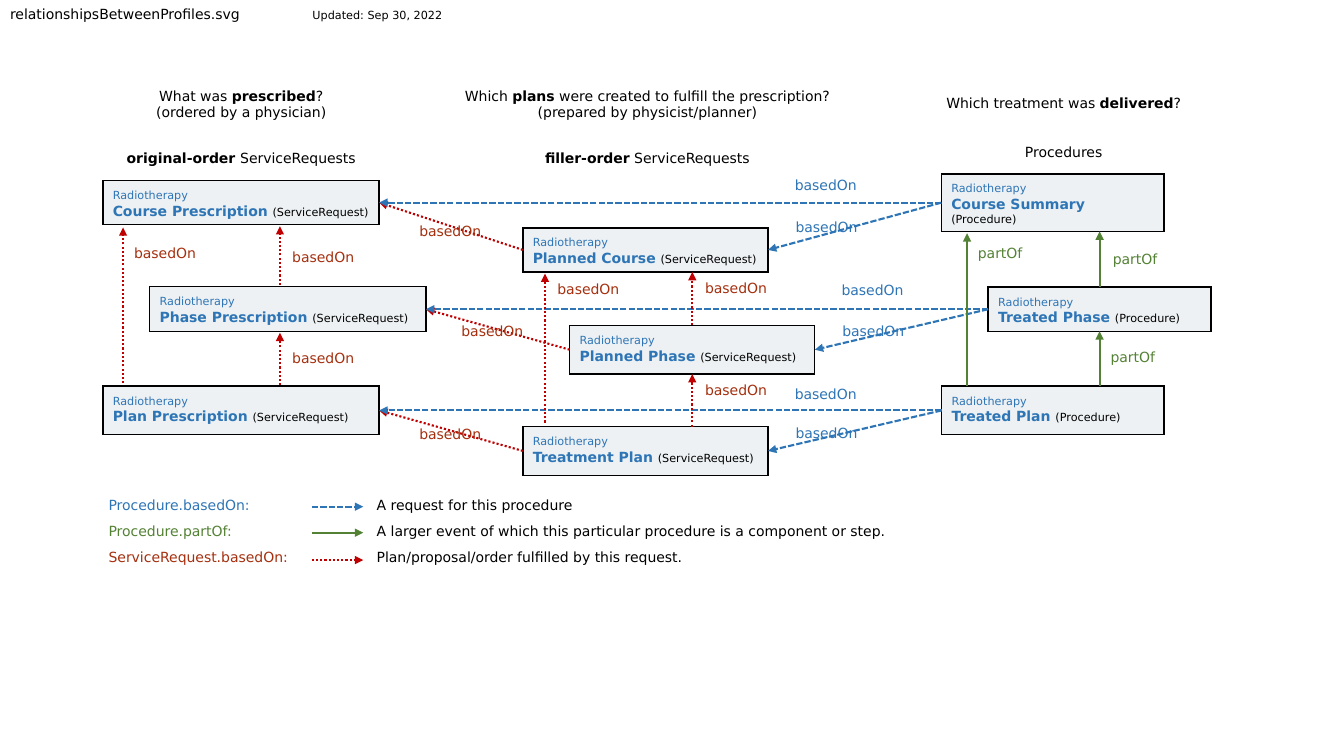
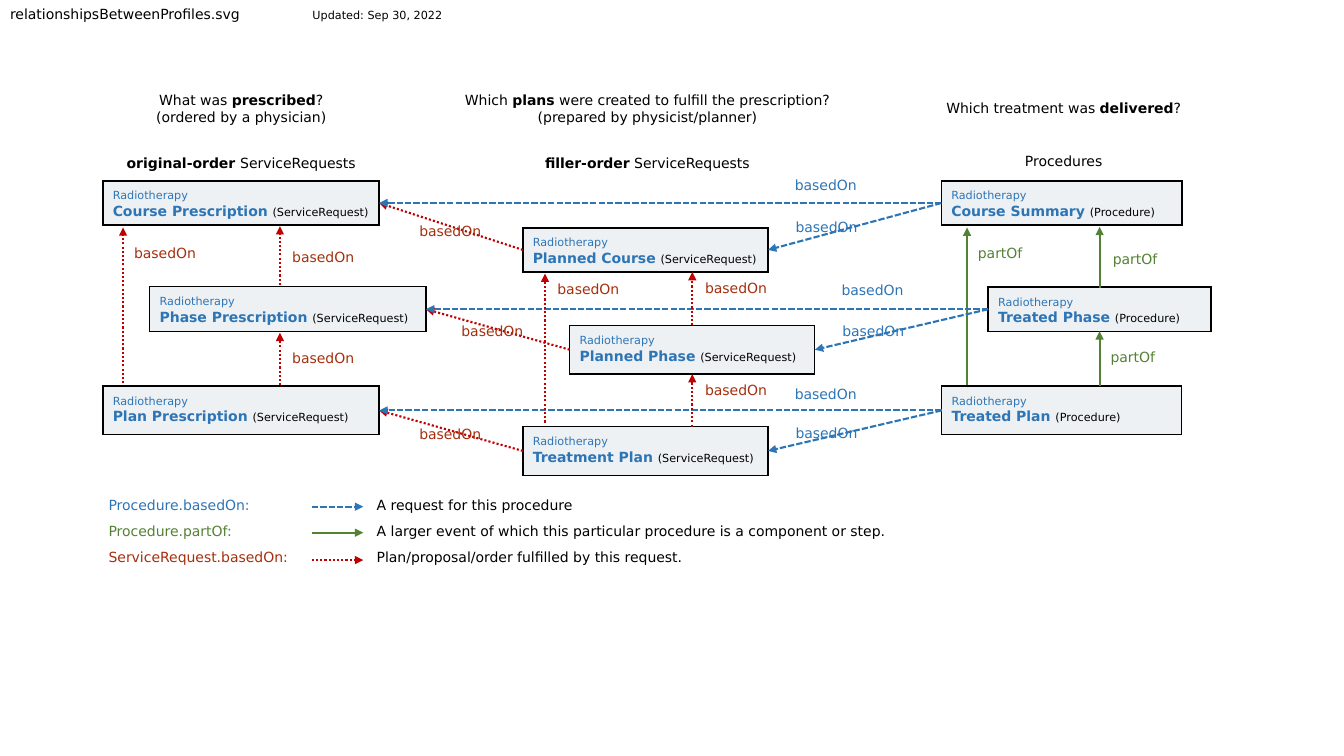
Before and after one commit to HL7/codex-radiation-therapy, a slide deck: slide 4 of input/images-source/RTResourcesOverview.pptx. Drawn at 1344x756 pixels with LibreOffice and Linux fonts; fonts in the diff are those of the drawing. Boxes give left, top, right and bottom in pixels: in the first picture for what was removed or moved away, otherwise in the second. Text is boxed around its words. In the diff, an @@ line names an element or a change of style, - is before the commit and + after.

```diff
--- a/input/images-source/RTResourcesOverview.pptx
+++ b/input/images-source/RTResourcesOverview.pptx
@@ 5 texts: place and size @@
-5 texts at [127, 90, 1181, 166]
+5 texts at [127, 94, 1181, 171]
@@ text "Procedures": place and size @@
-text "Procedures" at [1025, 146, 1102, 158]
+text "Procedures" at [1025, 155, 1102, 167]
@@ rectangle "Radiotherapy": place and size @@
-rectangle "Radiotherapy" at [942, 173, 1165, 231]
+rectangle "Radiotherapy" at [942, 181, 1183, 226]
@@ arrow moved from (967, 386) - (967, 233) to (967, 396) - (967, 228) @@
@@ arrow moved from (1100, 287) - (1100, 232) to (1100, 288) - (1100, 227) @@
@@ rectangle "Radiotherapy": place and size @@
-rectangle "Radiotherapy" at [942, 386, 1165, 435]
+rectangle "Radiotherapy" at [942, 386, 1182, 435]
```
Also in this commit, not shown: 1 other file.
